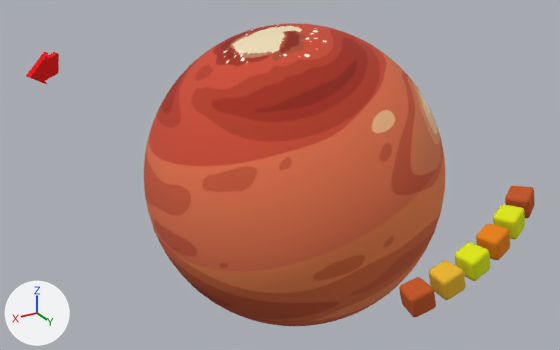
The glTF model su1.glb as it was, and as the next commit left it.
Rendered twice from a 50 mm lens placed at (2.53, 4.04, 2.04), pointed at (0.19, 0.13, 0.09). The axes (+X, +Y, +Z) are drawn at lower left. The lights are the same throughout. Where no turn or scale is listed for an object, it has been applied to the vertices. Vertices at the same position are counted once.

Before the edit, the objects in view are built like this:
```python
ob_cube_001 = bpy.data.objects.new('Cube.001', me_cube_001)
ob_cube_001.location = (3.391, -0.761, -0.922)
ob_plane_001 = bpy.data.objects.new('Plane.001', me_plane_001)
ob_plane_001.location = (0.335, -0.031, 0.304)
ob_plane_001.rotation_euler = (0.156, -0.472, -2.626)  # degrees (8.9, -27, -150)
ob_sphere_001 = bpy.data.objects.new('Sphere.001', me_sphere_001)
ob_sphere_001.location = (0.0, 0.0, 0.0)
```
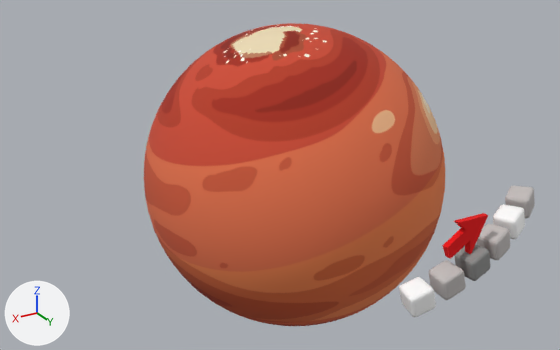
Where the change shows, as pixel boxes [x1, y1, x2, y2] in the pictures (560 x 350 px; the box of a moved part takes in the faces that stretch with it):
'Cube.001', recoloured
    both: [399, 186, 535, 317]
'Plane.001', reshaped, moved, turned
    before: [26, 52, 59, 85]
    after: [442, 213, 488, 259]
part 1 of me_cube_001, moved or reshaped
    before: [505, 186, 535, 218]
    after: [493, 204, 525, 239]
part 2 of me_cube_001, moved or reshaped
    before: [429, 260, 466, 300]
    after: [505, 186, 535, 218]
part 3 of me_cube_001, moved or reshaped
    before: [493, 204, 525, 239]
    after: [477, 224, 510, 260]
part 4 of me_cube_001, moved or reshaped
    before: [454, 242, 491, 281]
    after: [429, 260, 466, 300]
part 5 of me_cube_001, moved or reshaped
    before: [476, 224, 510, 260]
    after: [454, 244, 491, 281]
part 6 of me_cube_001, recoloured (orange to white)
    both: [399, 277, 436, 317]
part 7 of me_plane_001, moved or reshaped
    before: [30, 52, 59, 85]
    after: [442, 215, 488, 259]

Patch to the scene script:
```diff
--- a/su1.glb.py
+++ b/su1.glb.py
@@ mat_material_006 @@
 n0 = _N.new('ShaderNodeBsdfPrincipled'); n0.name = 'Principled BSDF'
-n0.inputs[0].default_value = (0.536, 0.0897, 0.0125, 1.0)  # 'Base Color', orange #c1541d
+n0.inputs[0].default_value = (0.536, 0.506, 0.497, 1.0)  # 'Base Color', light grey #c1bdbb
 n1 = _N.new('ShaderNodeOutputMaterial'); n1.name = 'Material Output'
@@ mat_material_008 @@
 n0 = _N.new('ShaderNodeBsdfPrincipled'); n0.name = 'Principled BSDF'
-n0.inputs[0].default_value = (0.723, 0.801, 0.0, 1.0)  # 'Base Color', yellow #dde700
+n0.inputs[0].default_value = (0.276, 0.279, 0.274, 1.0)  # 'Base Color', grey #8f908f
 n1 = _N.new('ShaderNodeOutputMaterial'); n1.name = 'Material Output'
@@ mat_material @@
+mat_material = principled_material('Material')
+mat_material.base_color = (1.0, 1.0, 1.0)  # white #ffffff
@@ me_cube_001 @@
 me_cube_001.from_pydata(...)  # 912 vertices, 1800 faces; spans x -4.201..-3.131, y 1.97..2.315, z 0.74..1.16
-me_cube_001.materials.append(mat_material_007)
+# me_cube_001 part 1: the loose piece of 152 vertices spanning x -4.201..-4.007, y 1.97..2.144, z 0.993..1.16 is multiplied about its middle by the matrix ((0.992, 0.123, -0.002), (-0.123, 0.992, 0.035), (0.006, -0.034, 0.999)), then moved by (0.165, 0.083, -0.049)
+# me_cube_001 part 2: the loose piece of 152 vertices spanning x -3.482..-3.32, y 2.175..2.315, z 0.792..0.954 is multiplied about its middle by the matrix ((0.879, -0.475, 0.051), (0.477, 0.869, -0.129), (0.017, 0.137, 0.99)), then moved by (-0.701, -0.189, 0.203)
+# me_cube_001 part 3: the loose piece of 152 vertices spanning x -4.033..-3.846, y 2.055..2.223, z 0.945..1.11 is multiplied about its middle by the matrix ((0.992, 0.124, -0.002), (-0.123, 0.992, 0.035), (0.006, -0.034, 0.999)), then moved by (0.174, 0.06, -0.051)
+# me_cube_001 part 4: the loose piece of 152 vertices spanning x -3.671..-3.501, y 2.159..2.309, z 0.845..1.005 is multiplied about its middle by the matrix ((0.992, 0.126, -0.002), (-0.126, 0.991, 0.035), (0.007, -0.035, 0.999)), then moved by (0.183, 0.012, -0.052)
+# me_cube_001 part 5: the loose piece of 152 vertices spanning x -3.855..-3.676, y 2.118..2.278, z 0.896..1.058 is multiplied about its middle by the matrix ((0.992, 0.125, -0.002), (-0.125, 0.992, 0.035), (0.007, -0.035, 0.999)), then moved by (0.18, 0.036, -0.052)
+# me_cube_001 part 6: all 600 faces that had it switch from mat_material_006 to mat_material (white #ffffff)
 me_cube_001.materials.append(mat_material_008)
-me_cube_001.materials.append(mat_material_009)
@@ me_plane_001 @@
 # used by ob_plane_001; location = (0.335, -0.031, 0.304); rotation_euler = (0.156, -0.472, -2.626), in degrees (8.9, -27, -150)
-me_plane_001.from_pydata(...)  # 38 vertices, 72 faces; spans x -0.264..0.05, y 1.423..1.497, z 0.081..0.309
+me_plane_001.from_pydata(...)  # 38 vertices, 72 faces; spans x -0.264..0.039, y 1.423..1.493, z 0.093..0.309
+# me_plane_001 part 7: 32 of 38 vertices moved; they spanned x -0.147..0.05, y 1.433..1.497, z 0.081..0.284 and now span x -0.129..0.039, y 1.436..1.493, z 0.121..0.254; mean shift (0.002, 0.0, 0.004); largest move (-0.082, 1.489, 0.119) -> (-0.066, 1.485, 0.159)
 me_plane_001.materials.append(mat_material_005)
@@ ob_plane_001 @@
 ob_plane_001 = bpy.data.objects.new('Plane.001', me_plane_001)
-ob_plane_001.location = (0.335, -0.031, 0.304)
-ob_plane_001.rotation_euler = (0.156, -0.472, -2.626)  # degrees (8.9, -27, -150)
+ob_plane_001.location = (0.0, 0.0, 0.0)
+ob_plane_001.rotation_euler = (-0.0298, -0.00118, 0.0149)  # degrees (-1.7, -0.1, 0.9)
```
